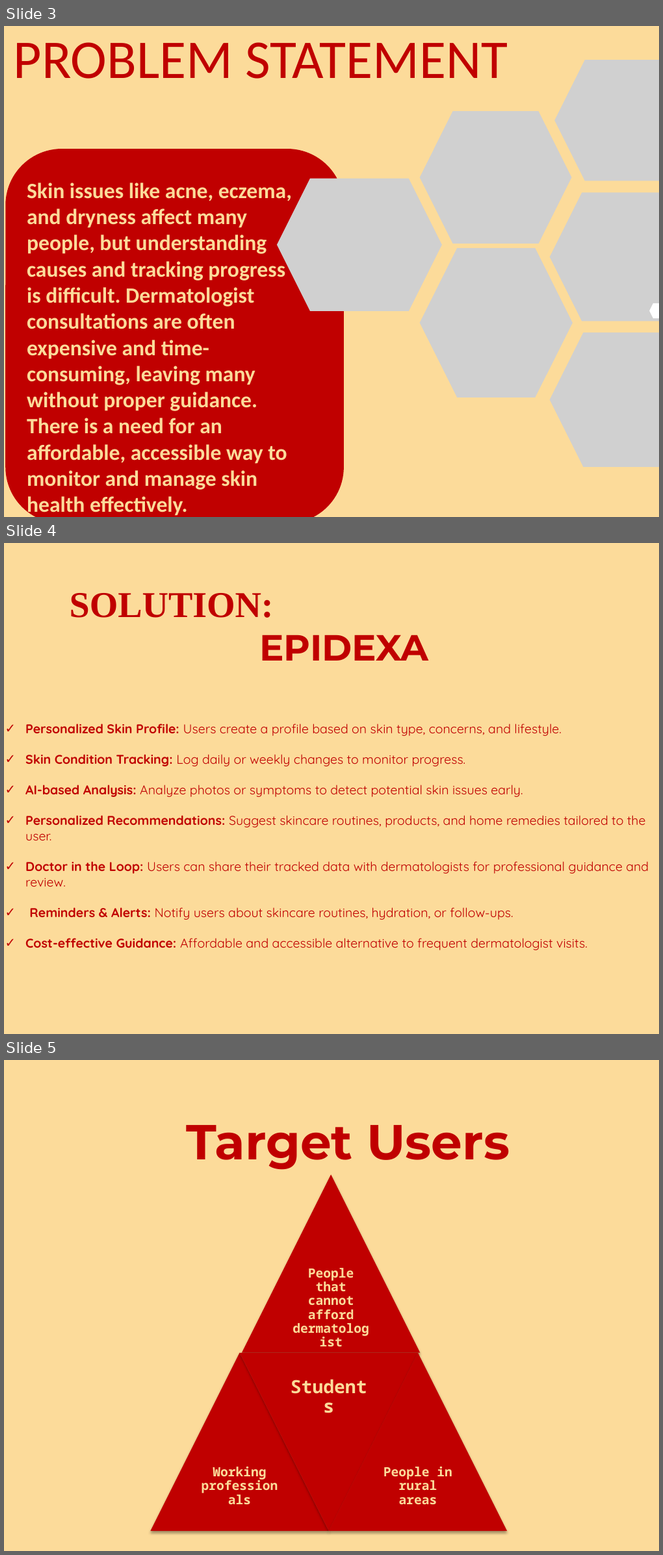
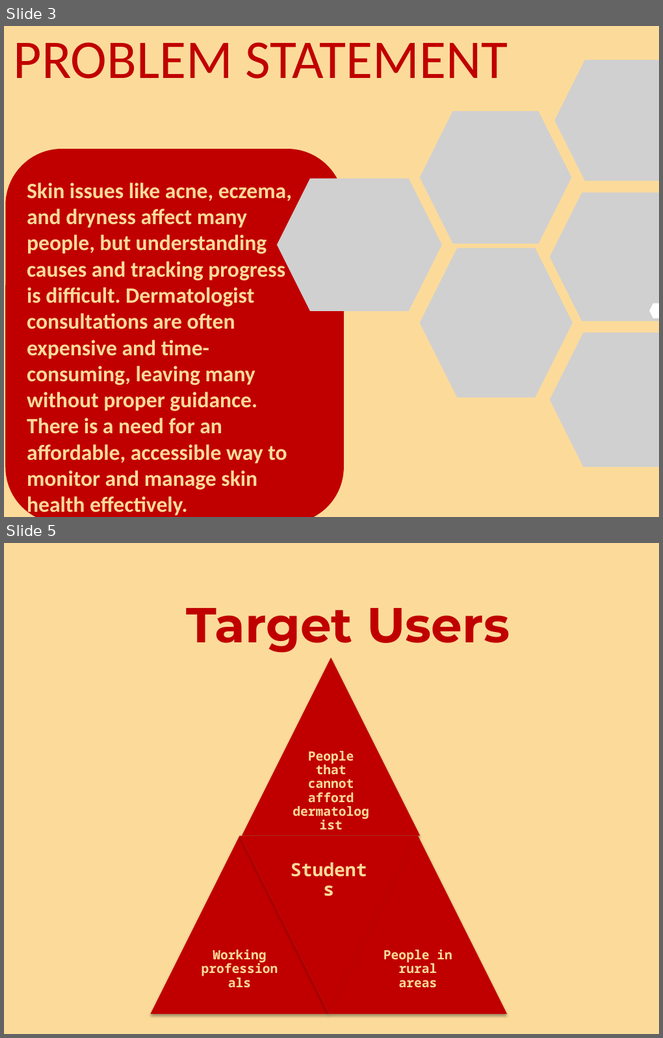
Before and after one commit to Klassic-Mak/epidexa, a slide deck: EPIDEXA.pptm. Shown one above the other, each under a label of ours: slides 3, 4 and 5 before the commit, slides 3 and 5 after it; the slides between them are not shown. The pictures are 663x1555 and 663x1038 pixels, drawn with LibreOffice and Linux fonts; fonts in the diff are those of the drawing; grey boxes stand for pictures. Boxes give left, top, right and bottom in pixels: in the first picture for what was removed or moved away, otherwise in the second. Text is boxed around its words. In the diff, an @@ line names an element or a change of style, - is before the commit and + after.

```diff
--- a/EPIDEXA.pptm
+++ b/EPIDEXA.pptm
@@ slide 4 removed at [4,543,659,1034], background #FCDB9A @@
@@ text removed at [70,593,428,661] @@
-SOLUTION:
-EPIDEXA
@@ text removed at [25,724,649,951] @@
-✓ Personalized Skin Profile: Users create a profile based on skin type, concerns, and lifestyle.
-✓ Skin Condition Tracking: Log daily or weekly changes to monitor progress.
-✓ AI-based Analysis: Analyze photos or symptoms to detect potential skin issues early.
-✓ Personalized Recommendations: Suggest skincare routines, products, and home remedies tailored to the user.
-✓ Doctor in the Loop: Users can share their tracked data with dermatologists for professional guidance and review.
-✓ Reminders & Alerts: Notify users about skincare routines, hydration, or follow-ups.
-✓ Cost-effective Guidance: Affordable and accessible alternative to frequent dermatologist visits.
```
Also in this commit, not shown: 3 slides changed, 3 slides added, 4 other slides removed.
